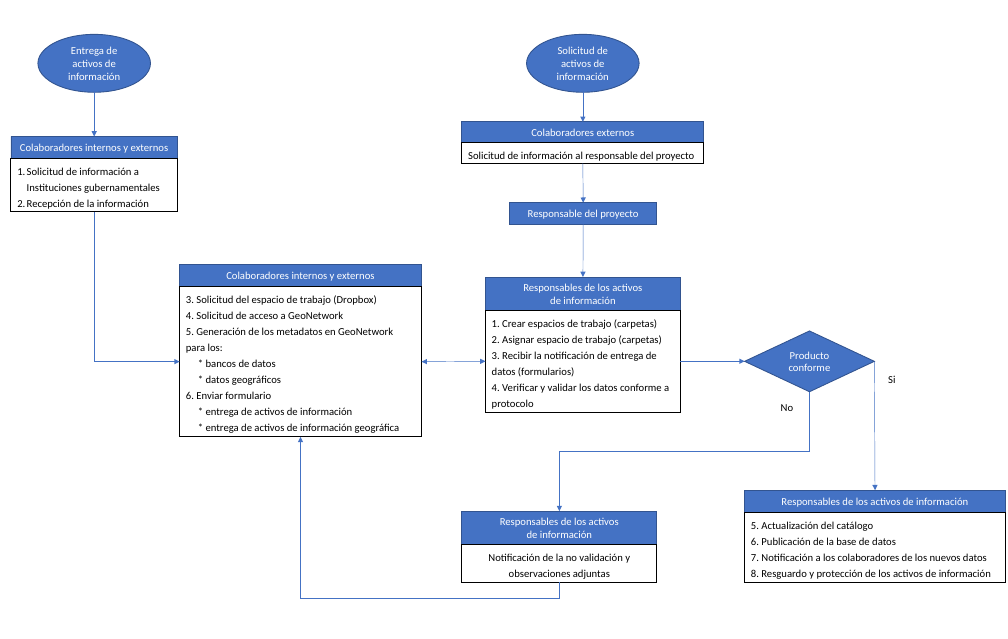
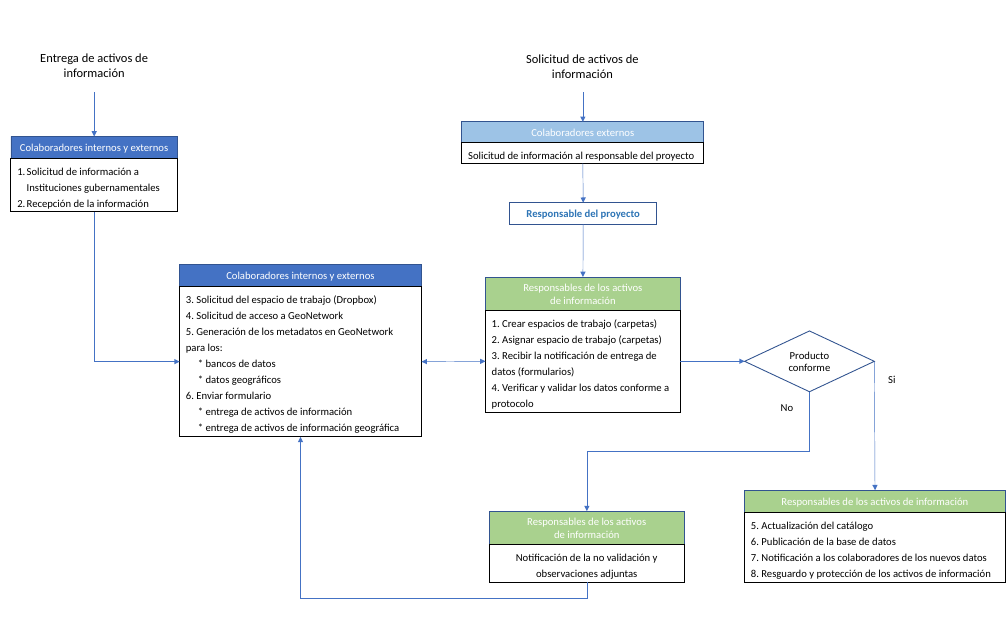
Before and after one commit to lancis-apc/planeacion-colaborativa, a slide deck: slide 1 of docs/procedimiento_activos_informacion/procedimiento_activos_informacion.pptx. Drawn at 1008x639 pixels with LibreOffice and Linux fonts; fonts in the diff are those of the drawing. Boxes give left, top, right and bottom in pixels: in the first picture for what was removed or moved away, otherwise in the second. Text is boxed around its words. In the diff, an @@ line names an element or a change of style, - is before the commit and + after.

```diff
--- a/docs/procedimiento_activos_informacion/procedimiento_activos_informacion.pptx
+++ b/docs/procedimiento_activos_informacion/procedimiento_activos_informacion.pptx
@@ text "Entrega de activos de información": place and size @@
-text "Entrega de activos de información" at (38, 35, 150, 93)
+text "Entrega de activos de información" at (40, 53, 148, 77)
@@ text "Entrega de activos de información" at (40, 53, 148, 77): size 12 to 14 pt, text colour #FFFFFF to #000000; vertical alignment middle to top; fill #4472C4 to none; outline #325491 1 pt to none @@
@@ text "Solicitud de activos de información" at (526, 54, 639, 78): size 12 to 14 pt, text colour #FFFFFF to #000000; vertical alignment middle to top; fill #4472C4 to none; outline #325491 1 pt to none @@
@@ text "Solicitud de activos de información": place and size @@
-text "Solicitud de activos de información" at (527, 35, 639, 93)
+text "Solicitud de activos de información" at (526, 54, 639, 78)
@@ rectangle "Colaboradores externos" at (462, 122, 704, 142): fill #4472C4 to #9DC3E6 @@
@@ rectangle "Responsable del proyecto" at (509, 203, 657, 224): text colour #FFFFFF to #2E75B6, bold on; fill #4472C4 to none @@
@@ diamond "Producto conforme" at (744, 331, 874, 392): text colour #FFFFFF to #000000; fill #4472C4 to none @@
@@ elbow arrow moved from (810, 392) - (559, 511) to (810, 392) - (587, 511) @@
@@ elbow arrow moved from (559, 583) - (301, 437) to (587, 583) - (301, 437) @@
@@ fill #4472C4 to #A9D18E in 3 elements at (485, 277, 680, 310), (744, 490, 1005, 512), (489, 511, 684, 545) @@
@@ rectangle "Responsables de los activos": place and size @@
-rectangle "Responsables de los activos" at (462, 511, 657, 545)
+rectangle "Responsables de los activos" at (489, 511, 684, 545)
@@ rectangle "Notificación de la no validación ...": place and size @@
-rectangle "Notificación de la no validación ..." at (462, 545, 657, 583)
+rectangle "Notificación de la no validación ..." at (489, 545, 684, 583)
```
Also in this commit, not shown: 1 other file.
